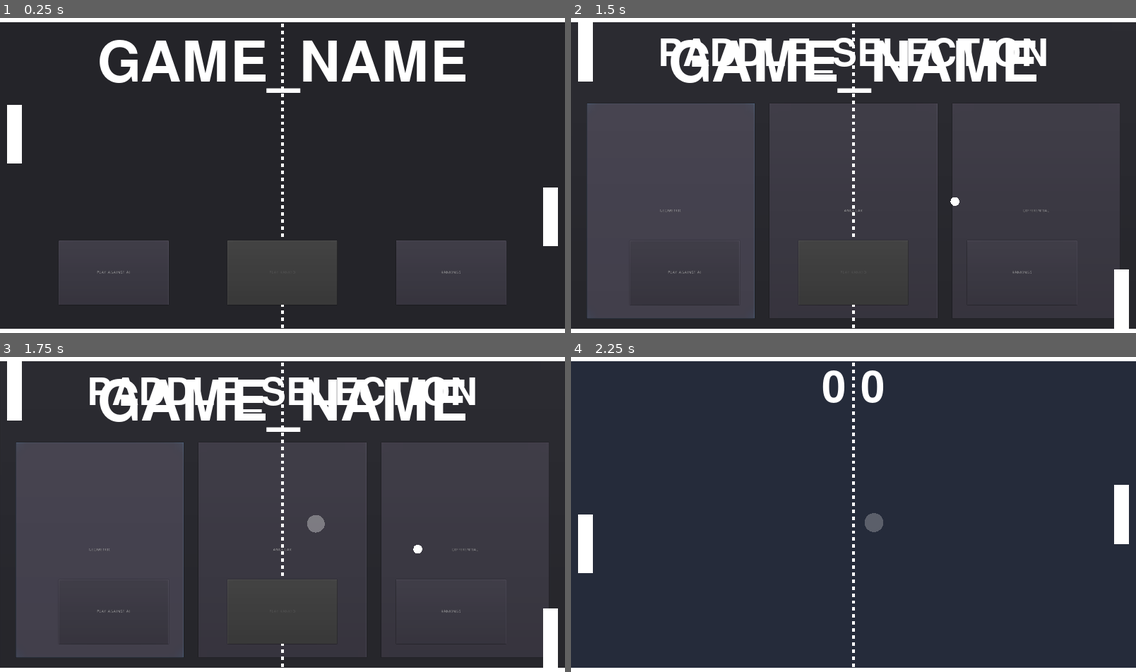
Above: before the commit, frames 1-4 (two rows, left to right).
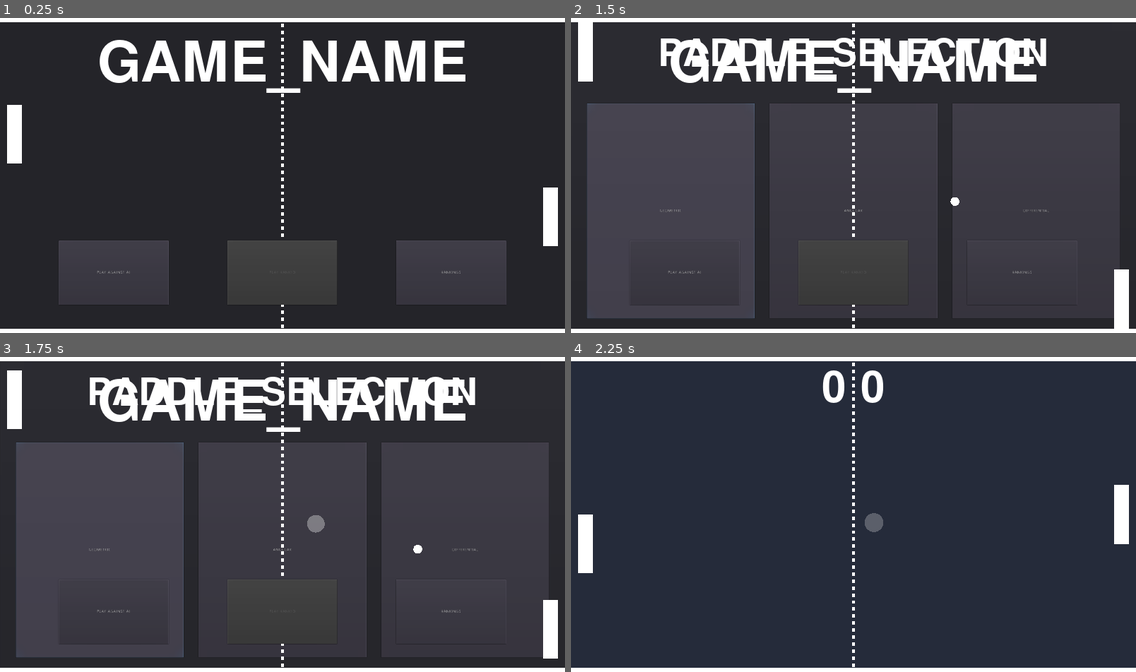
Above: after the commit, the same moments.

Repository: rondao/p01_pong
Game: Godot game, scene res://game/scenes/main_menu.tscn
Same seed, same stepped clock (60 frames per second), same inputs: the game is played once before the commit and once after it.
Inputs:
- Up to frame 1 (0.25 s): no input
- Up to frame 2 (1.5 s): click "PLAY_AGAINST_AI" at 0.5 s; click "PLAY_AGAINST_AI" at 1.25 s
- Up to frame 3 (1.75 s): no input
- Up to frame 4 (2.25 s): click "PLAY_AGAINST_AI" at 2 s

Frames 1-2 are identical in both runs. In frame 3, 0.3% of the frame differs, in the area x 1-99%, y 1-99%; in frame 4, nothing differs.

Commit message:
Randomize demo and lower demo input timer
Signed-off-by: Rafael Rondao <rafael.rondao@gmail.com>

Diff:
--- a/game/scenes/pong_demo.tscn
+++ b/game/scenes/pong_demo.tscn
@@ -23,7 +23,7 @@
 player_type = 2
 
 [node name="LeftDemoInput" type="Timer" parent="LeftPaddle"]
-wait_time = 2.0
+wait_time = 1.7
 autostart = true
 script = ExtResource( 5 )
 
@@ -33,7 +33,7 @@
 player_type = 3
 
 [node name="RightDemoInput" type="Timer" parent="RightPaddle"]
-wait_time = 2.0
+wait_time = 1.7
 autostart = true
 script = ExtResource( 5 )
 
--- a/game/scripts/pong_demo.gd
+++ b/game/scripts/pong_demo.gd
@@ -4,7 +4,7 @@
 
 
 func _ready():
-	pass
+	randomize()
 
 
 func _on_Timer_timeout():
